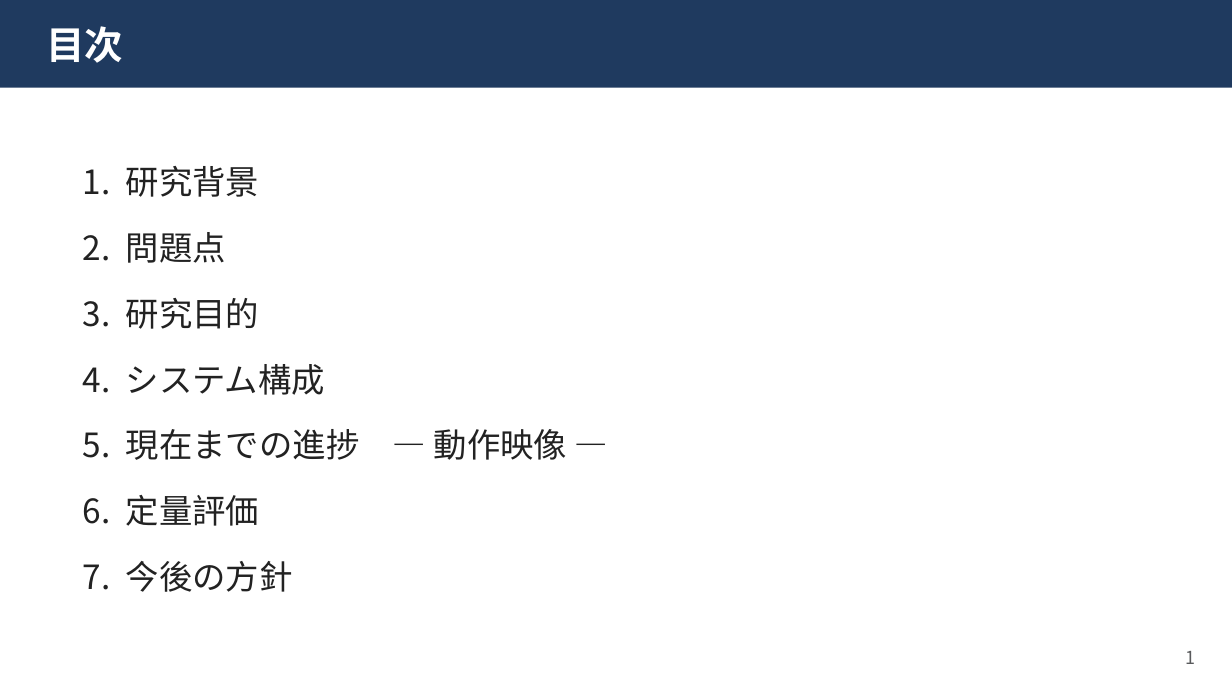
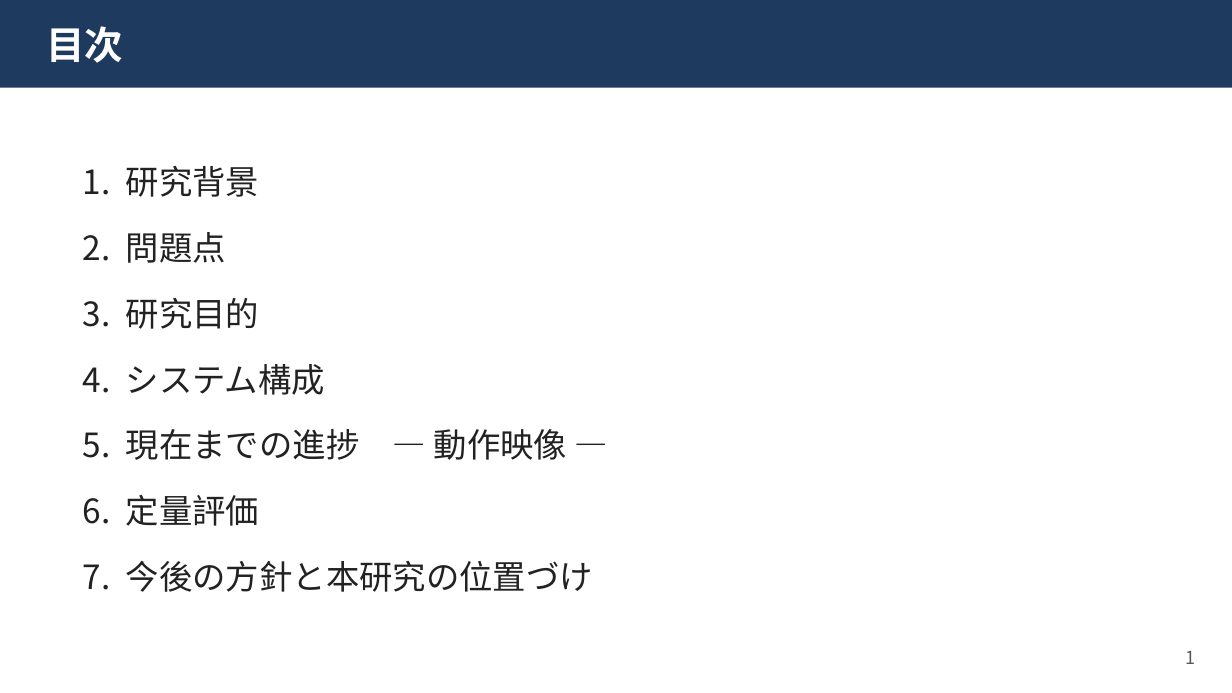
Before and after one commit to kaito3061/Trilogue1, a slide deck: slide 2 of docs/export/中間発表_柴尾.pptx. Drawn at 1232x693 pixels with LibreOffice and Linux fonts; fonts in the diff are those of the drawing. Boxes give left, top, right and bottom in pixels: in the first picture for what was removed or moved away, otherwise in the second. Text is boxed around its words. In the diff, an @@ line names an element or a change of style, - is before the commit and + after.

```diff
--- a/docs/export/中間発表_柴尾.pptx
+++ b/docs/export/中間発表_柴尾.pptx
@@ text at box(83, 561, 593, 592): text changed @@
-7. 今後の方針
+7. 今後の方針と本研究の位置づけ
```
Also in this commit, not shown: 1 other slide changed, 1 slide added, 2 other files.
